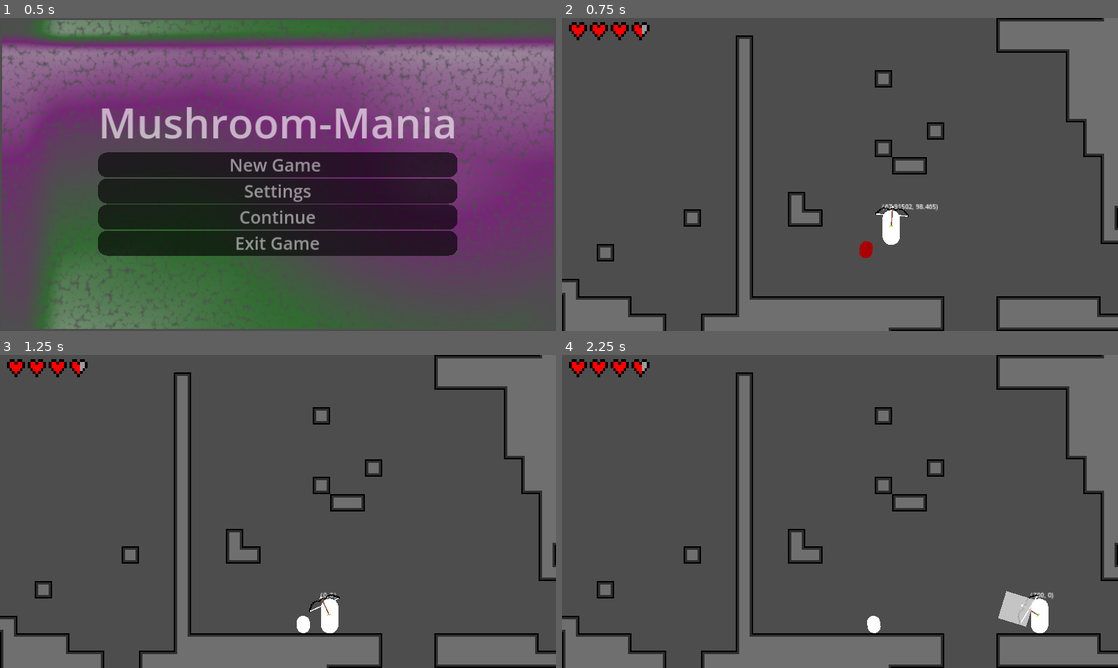
Above: before the commit, frames 1-4 (two rows, left to right).
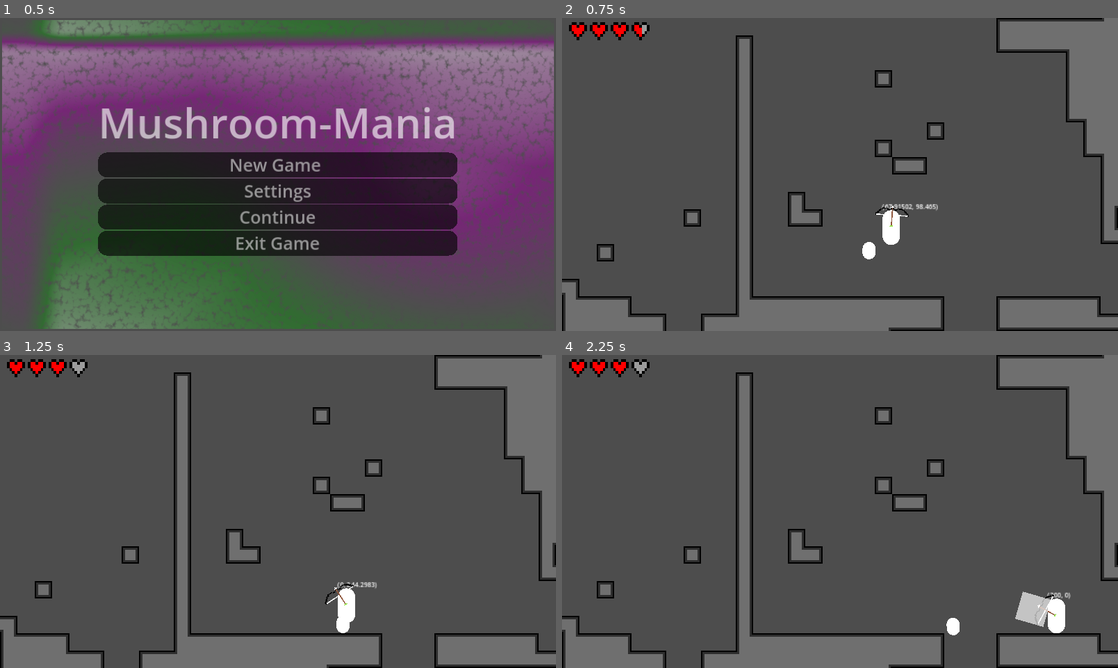
Above: after the commit, the same moments.

Repository: olvior/mushroom-mania
Game: Godot game, scene res://GUI/mainmenu/main_menu.tscn
Same seed, same stepped clock (60 frames per second), same inputs: the game is played once before the commit and once after it.
Inputs (mouse positions are in pixels of both pictures, inside the frame that each line leads up to):
- Up to frame 1 (0.5 s): no input
- Up to frame 2 (0.75 s): click "New Game" at 0.5 s
- Up to frame 3 (1.25 s): no input
- Up to frame 4 (2.25 s): move the mouse to (962, 495) at 1.27 s; hold Right (right) from 1.28 s (still down); tap X (attack) at 1.35, 2.1 s; tap Z (jump) at 1.52 s; move the mouse to (728, 527) at 2.02 s

Frame 1 is identical in both runs. In frame 2, 0.1% of the frame differs, in the area x 53-57%, y 71-78%; in frame 3, 1.0%; in frame 4, 1.3%, in the area x 13-92%, y 2-90%.

Commit message:
Fixed bug with inf kb

Diff:
--- a/components/hitboxcomponent.gd
+++ b/components/hitboxcomponent.gd
@@ -55,14 +55,12 @@
 	if invincibility_timer.time_left == 0:
 		var attacker
 		var damage_amount
-		var kbdir
-
 
 		if area is MeleeAttack:
 			attacker = area.attacker
 			damage_amount = area.damage
 		else:
-			attacker = area
+			attacker = area.get_parent()
 			damage_amount = 1
 
 		if attacker == self.get_parent():
